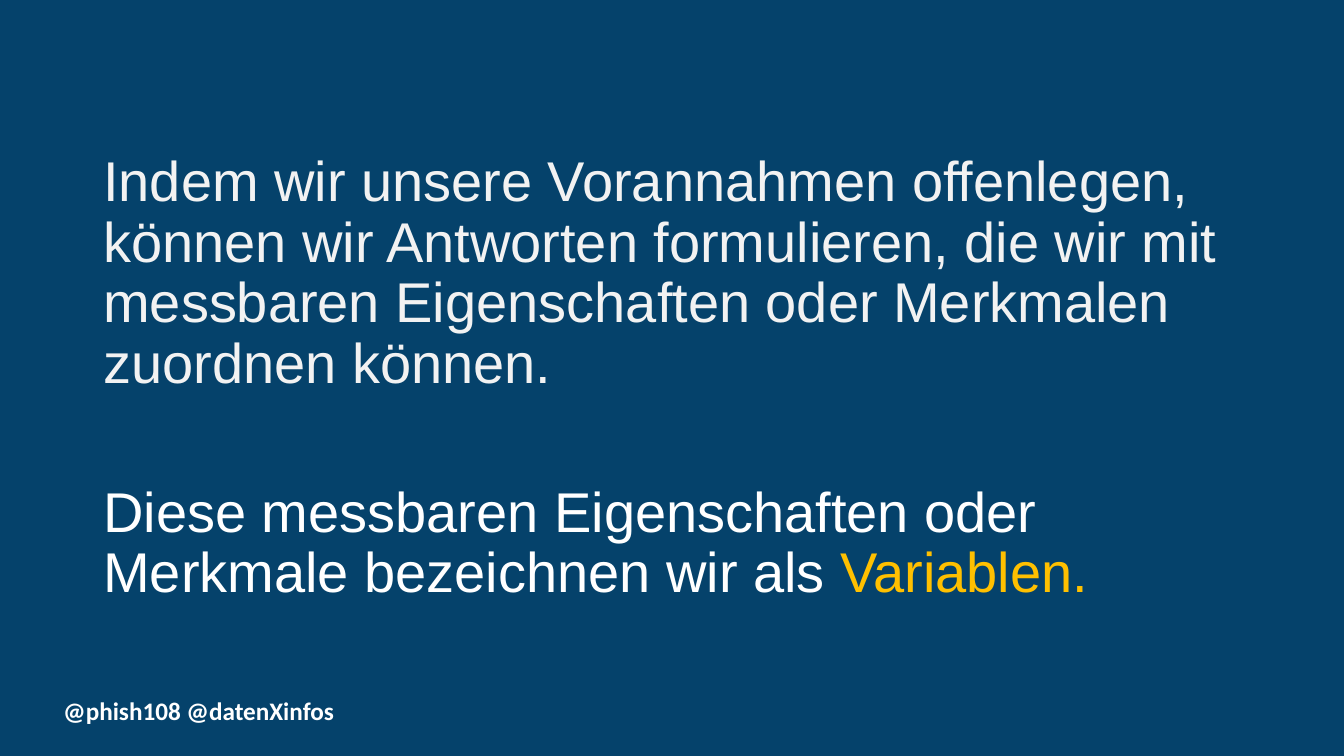
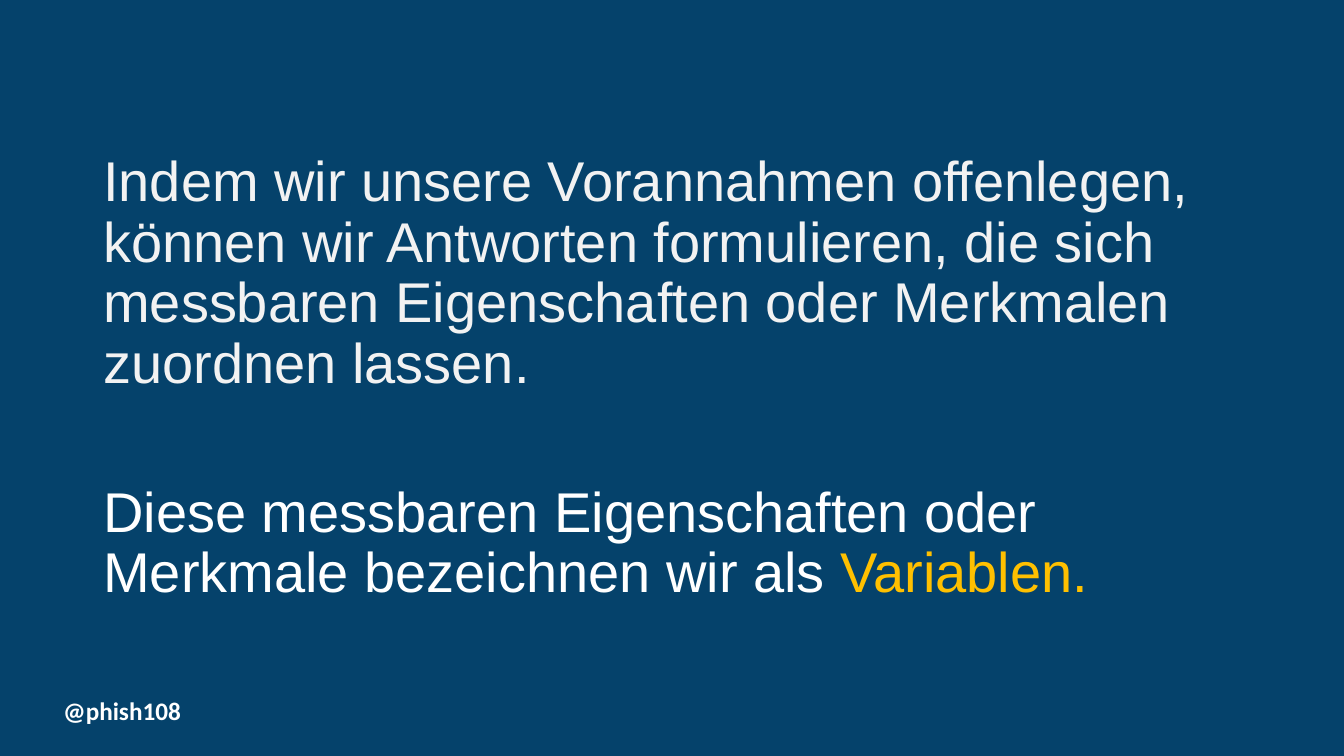
Before and after one commit to dxiai/statistik, a slide deck: slide 25 of 01_forschungsfragen/Forschungsfragen.pptx (slide 18 before the commit). Drawn at 1344x756 pixels with LibreOffice and Linux fonts; fonts in the diff are those of the drawing; background and template pictures are left out. Boxes give left, top, right and bottom in pixels: in the first picture for what was removed or moved away, otherwise in the second. Text is boxed around its words. In the diff, an @@ line names an element or a change of style, - is before the commit and + after.

```diff
--- a/01_forschungsfragen/Forschungsfragen.pptx
+++ b/01_forschungsfragen/Forschungsfragen.pptx
@@ text at (x1=103, y1=160, x2=1188, y2=384): text changed @@
-Indem wir unsere Vorannahmen offenlegen, können wir Antworten formulieren, die wir mit messbaren Eigenschaften oder Merkmalen zuordnen können.
+Indem wir unsere Vorannahmen offenlegen, können wir Antworten formulieren, die sich messbaren Eigenschaften oder Merkmalen zuordnen lassen.
@@ text at (x1=63, y1=702, x2=181, y2=724): text changed @@
-@phish108 @datenXinfos
+@phish108
```
Also in this commit, not shown: 19 other slides changed, 14 slides added, 2 slides removed, 10 other files.
